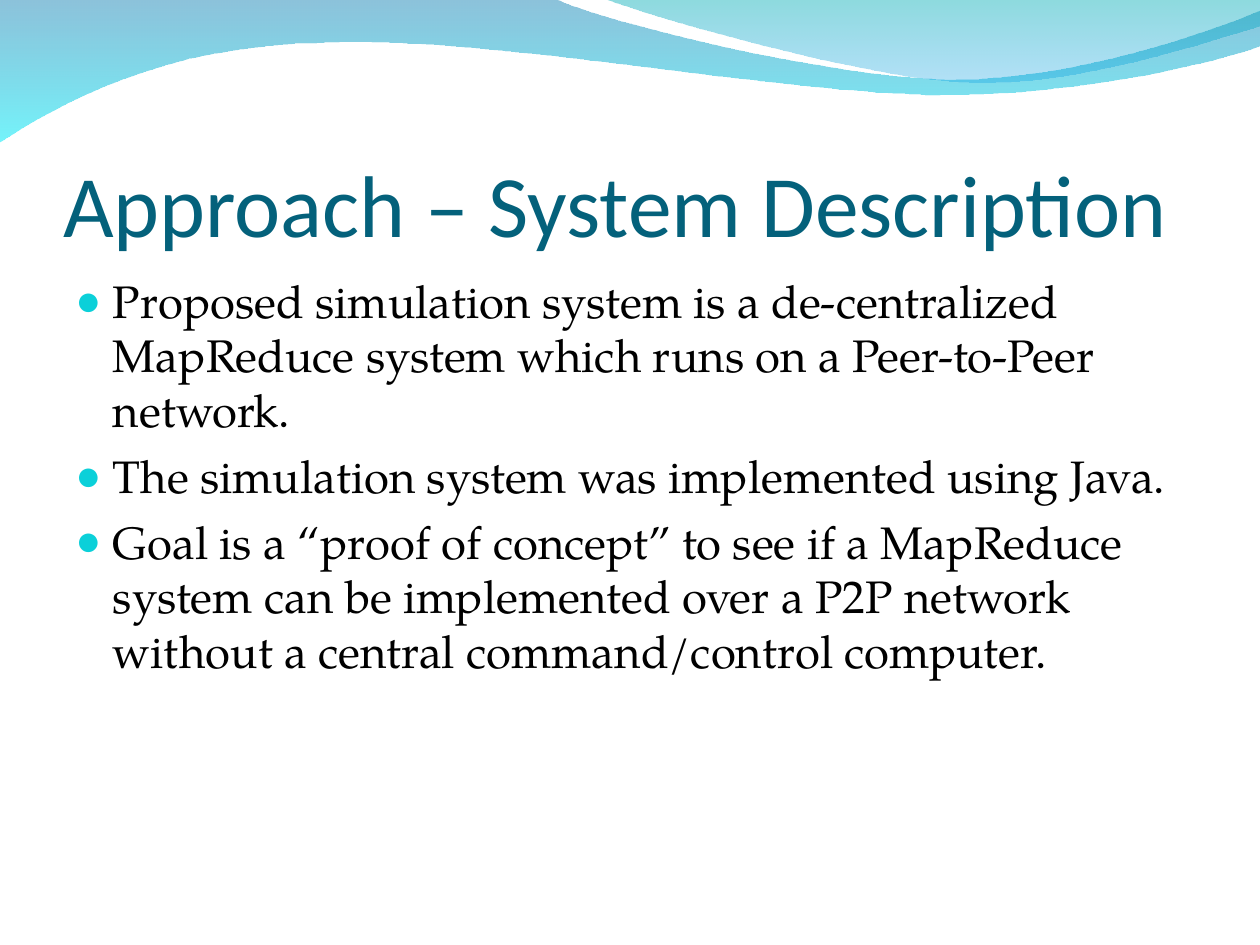
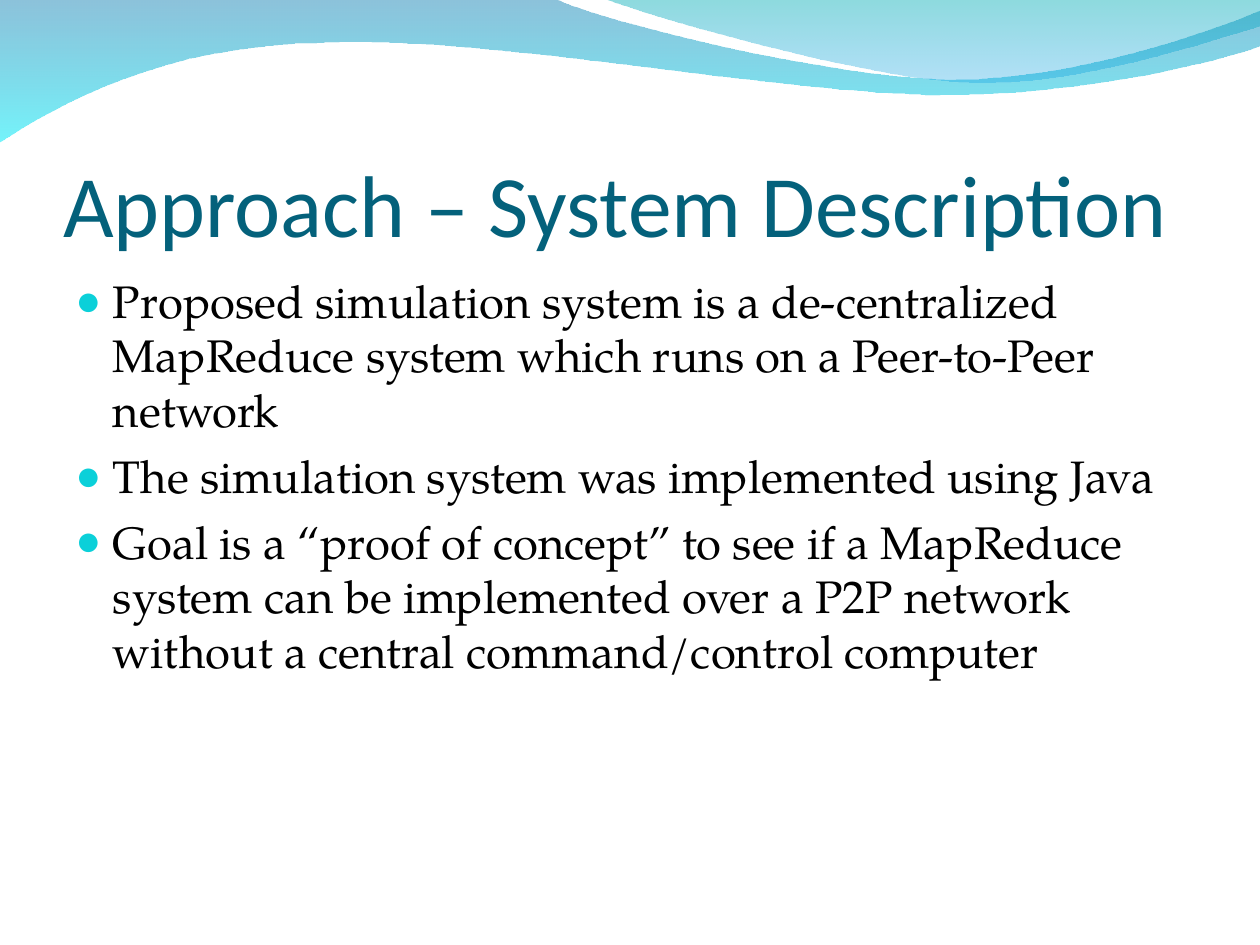
Before and after one commit to osecki/cs647, a slide deck: slide 10 of Documentation/Final Paper and Slides/MapReduce Final Presentation.ppt. Drawn at 1260x945 pixels with LibreOffice and Linux fonts; fonts in the diff are those of the drawing; background and template pictures are left out. Boxes give left, top, right and bottom in pixels: in the first picture for what was removed or moved away, otherwise in the second. Text is boxed around its words. In the diff, an @@ line names an element or a change of style, - is before the commit and + after.

```diff
--- a/Documentation/Final Paper and Slides/MapReduce Final Presentation.ppt
+++ b/Documentation/Final Paper and Slides/MapReduce Final Presentation.ppt
@@ text at (x1=113, y1=285, x2=1153, y2=681): text changed @@
-● Proposed simulation system is a de-centralized MapReduce system which runs on a Peer-to-Peer network.
-● The simulation system was implemented using Java.
-● Goal is a “proof of concept” to see if a MapReduce system can be implemented over a P2P network without a central command/control computer.
+● Proposed simulation system is a de-centralized MapReduce system which runs on a Peer-to-Peer network
+● The simulation system was implemented using Java
+● Goal is a “proof of concept” to see if a MapReduce system can be implemented over a P2P network without a central command/control computer
```
Also in this commit, not shown: 22 other slides changed, 5 other files.
